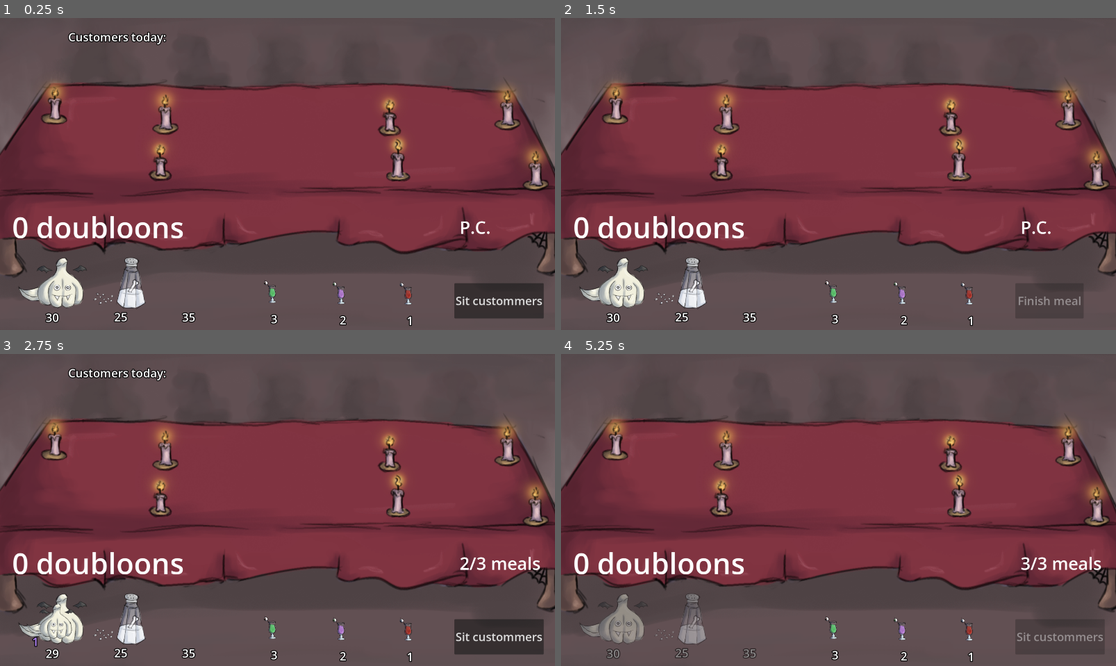
Above: before the commit, frames 1-4 (two rows, left to right).
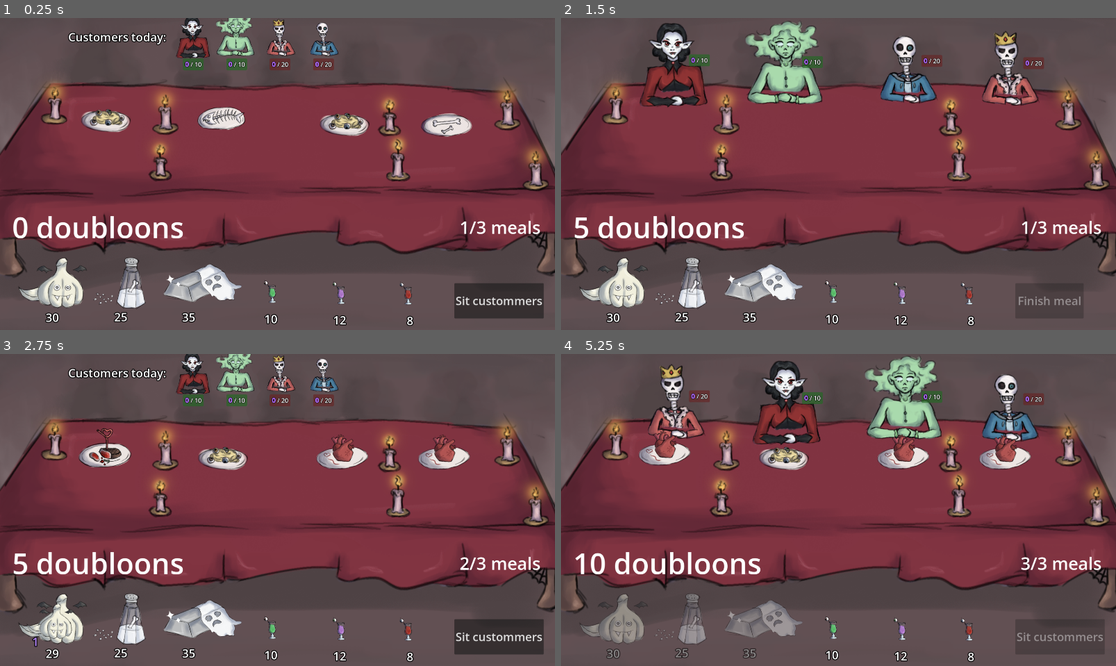
Above: after the commit, the same moments.

Repository: Henrique-Baumegger/godot-fims_food
Game: Godot game, scene res://scripts_and_scenes/main/main.tscn
The game is run twice, just before and just after one commit, with the same random seed, the same clock (stepped at 60 frames per second) and the same inputs.
Inputs (mouse positions are in pixels of both pictures, inside the frame that each line leads up to):
- Up to frame 1 (0.25 s): no input
- Up to frame 2 (1.5 s): click "Sit custommers" at 0.5 s; click "Finish meal" at 1.25 s
- Up to frame 3 (2.75 s): move the mouse to (49, 625) at 2.02 s; click (49, 625) at 2.1 s
- Up to frame 4 (5.25 s): click "Sit custommers" at 2.75 s; click "Finish meal" at 3.5 s; move the mouse to (683, 625) at 4.27 s; click (683, 625) at 4.35 s; click "Sit custommers" at 5 s

The runs differ from the first frame. In frame 1, 5.4% of the frame differs, in the area x 14-98%, y 0-99%; in frame 2, 8.1%; in frame 3, 5.4%; in frame 4, 11%, in the area x 2-87%, y 0-99%.
Error before the commit: Out of bounds get index '1' (on base: 'Array[Customer]') (res://scripts_and_scenes/table/table.gd:134)

Commit message:
Custommer container added

Diff:
--- /dev/null
+++ b/scripts_and_scenes/customer/CustomerContainer.gd
@@ -0,0 +1,6 @@
+extends Node2D
+class_name CustomerContainer
+
+
+func get_customer() -> Customer:
+	return $Customer
--- a/scripts_and_scenes/customer/ghost.tscn
+++ b/scripts_and_scenes/customer/ghost.tscn
@@ -1,6 +1,7 @@
 [gd_scene format=3 uid="uid://bb1dv0wixnsmh"]
 
 [ext_resource type="Script" uid="uid://bjbbvo4pjb5i8" path="res://scripts_and_scenes/customer/ghost.gd" id="1_elibt"]
+[ext_resource type="Script" uid="uid://c6rhnqre66cbe" path="res://scripts_and_scenes/customer/CustomerContainer.gd" id="1_whtnd"]
 [ext_resource type="Texture2D" uid="uid://n4pmgvw48e7n" path="res://art/characters/ghosts/ghost1.png" id="2_yam2q"]
 [ext_resource type="PackedScene" uid="uid://b04d3wilep18r" path="res://scripts_and_scenes/customer/customer.tscn" id="2_yminy"]
 [ext_resource type="Texture2D" uid="uid://son7m30csknk" path="res://art/characters/ghosts/ghost2.png" id="3_2xovo"]
@@ -14,10 +15,11 @@
 [ext_resource type="Texture2D" uid="uid://e8tq5fj852pu" path="res://art/characters/ghosts/ghost5d.png" id="11_2ob77"]
 
 [node name="Ghost" type="Node2D" unique_id=1737731592]
+script = ExtResource("1_whtnd")
 
 [node name="Customer" parent="." unique_id=848679735 instance=ExtResource("2_yminy")]
 script = ExtResource("1_elibt")
-creature_type = 1
+creature_type = 3
 max_poison = 10
 names_per_id = Array[String](["Phantom of Grief", "Ghost of Greed", "Spirit of distrust", "Specter of hatred", "Spooky Linda"])
 alive_textures_per_id = Array[Texture2D]([ExtResource("2_yam2q"), ExtResource("3_2xovo"), ExtResource("4_u6df7"), ExtResource("5_5jk5q"), ExtResource("6_bgmu7")])
--- a/scripts_and_scenes/customer/skeleton.tscn
+++ b/scripts_and_scenes/customer/skeleton.tscn
@@ -1,6 +1,7 @@
 [gd_scene format=3 uid="uid://b62ng2ie1m0rd"]
 
 [ext_resource type="PackedScene" uid="uid://b04d3wilep18r" path="res://scripts_and_scenes/customer/customer.tscn" id="1_6l7rs"]
+[ext_resource type="Script" uid="uid://c6rhnqre66cbe" path="res://scripts_and_scenes/customer/CustomerContainer.gd" id="1_vcck5"]
 [ext_resource type="Script" uid="uid://brng8om06cwia" path="res://scripts_and_scenes/customer/skeleton.gd" id="1_ybtii"]
 [ext_resource type="Texture2D" uid="uid://clo885p4hkli1" path="res://art/characters/skeletons/skeleton1.png" id="2_27cea"]
 [ext_resource type="Texture2D" uid="uid://d1ypgbc4ntrnc" path="res://art/characters/skeletons/skeleton3.png" id="2_jondo"]
@@ -14,6 +15,7 @@
 [ext_resource type="Texture2D" uid="uid://vledc1gce23d" path="res://art/characters/skeletons/skeleton5d.png" id="11_pvdd6"]
 
 [node name="Skeleton" type="Node2D" unique_id=925178601]
+script = ExtResource("1_vcck5")
 
 [node name="Customer" parent="." unique_id=1737731592 instance=ExtResource("1_6l7rs")]
 script = ExtResource("1_ybtii")
--- a/scripts_and_scenes/customer/vampire.tscn
+++ b/scripts_and_scenes/customer/vampire.tscn
@@ -1,6 +1,7 @@
 [gd_scene format=3 uid="uid://5u6g4ksmn4tp"]
 
 [ext_resource type="PackedScene" uid="uid://b04d3wilep18r" path="res://scripts_and_scenes/customer/customer.tscn" id="1_6fg48"]
+[ext_resource type="Script" uid="uid://c6rhnqre66cbe" path="res://scripts_and_scenes/customer/CustomerContainer.gd" id="1_8gol2"]
 [ext_resource type="Script" uid="uid://cf0bph7y7l82n" path="res://scripts_and_scenes/customer/vampire.gd" id="1_js6u7"]
 [ext_resource type="Texture2D" uid="uid://dwptq3m6hknxo" path="res://art/characters/vampire/vampire1.png" id="2_wvpbf"]
 [ext_resource type="Texture2D" uid="uid://c72pekmj138hs" path="res://art/characters/vampire/vampire2.png" id="3_78m3r"]
@@ -14,10 +15,11 @@
 [ext_resource type="Texture2D" uid="uid://cyuy4cxjo30ic" path="res://art/characters/vampire/vampire5d.png" id="11_up04k"]
 
 [node name="Vampire" type="Node2D" unique_id=3934645]
+script = ExtResource("1_8gol2")
 
 [node name="Customer" parent="." unique_id=1737731592 instance=ExtResource("1_6fg48")]
 script = ExtResource("1_js6u7")
-creature_type = 3
+creature_type = 1
 max_poison = 10
 names_per_id = Array[String](["Ariela", "Catty", "Chad", "Margareth", "Leek"])
 alive_textures_per_id = Array[Texture2D]([ExtResource("2_wvpbf"), ExtResource("3_78m3r"), ExtResource("4_qfupa"), ExtResource("5_k3gdo"), ExtResource("6_l7adl")])
--- a/scripts_and_scenes/food/food.tscn
+++ b/scripts_and_scenes/food/food.tscn
@@ -2,7 +2,11 @@
 
 [ext_resource type="Script" uid="uid://d2y0qgipcum2s" path="res://scripts_and_scenes/food/food.gd" id="1_aohis"]
 [ext_resource type="Texture2D" uid="uid://bjp1fg4matt2b" path="res://art/food/warm/beef.png" id="2_hpgca"]
+[ext_resource type="Texture2D" uid="uid://tqjoie2qw2gi" path="res://art/food/warm/chicken.png" id="3_a75k6"]
+[ext_resource type="Texture2D" uid="uid://csw5lv0g3ya3d" path="res://art/food/warm/fish.png" id="4_qfvhr"]
 [ext_resource type="Texture2D" uid="uid://cpco8dlho3uwe" path="res://art/food/drinks/drink g.png" id="4_xacjw"]
+[ext_resource type="Texture2D" uid="uid://dq7u6a3si3gkf" path="res://art/food/warm/heart.png" id="5_uh3om"]
+[ext_resource type="Texture2D" uid="uid://cy7w643klhh1w" path="res://art/food/warm/pasta.png" id="6_xfinb"]
 [ext_resource type="Texture2D" uid="uid://kynw3kqa7dla" path="res://art/food/poisons/garlic.png" id="10_a75k6"]
 [ext_resource type="Texture2D" uid="uid://b8mudjqkkr3il" path="res://art/food/poisons/salt.png" id="11_uh3om"]
 [ext_resource type="Texture2D" uid="uid://bqa864xcxjlh4" path="res://art/food/poisons/silver.png" id="12_xfinb"]
@@ -13,6 +17,7 @@
 [node name="Food" type="Area2D" unique_id=1063911873]
 z_index = 1
 script = ExtResource("1_aohis")
+list_of_warm_food_textures = Array[Texture2D]([ExtResource("2_hpgca"), ExtResource("3_a75k6"), ExtResource("4_qfvhr"), ExtResource("5_uh3om"), ExtResource("6_xfinb")])
 
 [node name="CollisionShape2D" type="CollisionShape2D" parent="." unique_id=1930218971]
 position = Vector2(3.999998, 81.325)
--- a/scripts_and_scenes/global_helpers/asset_dictionary.gd
+++ b/scripts_and_scenes/global_helpers/asset_dictionary.gd
@@ -6,7 +6,7 @@
 	"food" : preload("res://scripts_and_scenes/food/food.tscn"),
 	}
 
-const customer_instantiables: Dictionary[Customer.Creatures, PackedScene] = {
+const customer_containers_instantiables: Dictionary[Customer.Creatures, PackedScene] = {
 	Customer.Creatures.VAMPIRE : preload("res://scripts_and_scenes/customer/vampire.tscn"),
 	Customer.Creatures.SKELETON : preload("res://scripts_and_scenes/customer/skeleton.tscn"),
 	Customer.Creatures.GHOST : preload("res://scripts_and_scenes/customer/ghost.tscn")
@@ -25,11 +25,11 @@
 	return table_instantiables[number_of_seats].instantiate()
 
 
-static func instantiate_random_customers(n: int) -> Array[Customer]:
-	var customer_keys : Array [Customer.Creatures] = customer_instantiables.keys()
-	var result: Array[Customer] = []
+static func instantiate_random_customers(n: int) -> Array[CustomerContainer]:
+	var customer_keys : Array [Customer.Creatures] = customer_containers_instantiables.keys()
+	var result: Array[CustomerContainer] = []
 	for i in range(n):
-		var random_pick : PackedScene = customer_instantiables[customer_keys.pick_random()]
+		var random_pick : PackedScene = customer_containers_instantiables[customer_keys.pick_random()]
 		result.append(random_pick.instantiate())
 	return result
 
--- a/scripts_and_scenes/main/main.gd
+++ b/scripts_and_scenes/main/main.gd
@@ -28,6 +28,8 @@
 	table.start_day()
 	table.start_round()
 	next_round_button.text = "Sit custommers"
+	round_label.text = str(current_round+1) + "/" + str(day_size)+ " meals"
+
 
 
 func _on_recives_tip(amount:int) -> void:
--- a/scripts_and_scenes/main/main.tscn
+++ b/scripts_and_scenes/main/main.tscn
@@ -5,6 +5,7 @@
 [ext_resource type="Texture2D" uid="uid://kynw3kqa7dla" path="res://art/food/poisons/garlic.png" id="4_cu7v3"]
 [ext_resource type="Texture2D" uid="uid://b8mudjqkkr3il" path="res://art/food/poisons/salt.png" id="5_6n4cw"]
 [ext_resource type="Texture2D" uid="uid://cpco8dlho3uwe" path="res://art/food/drinks/drink g.png" id="5_y5nuw"]
+[ext_resource type="Texture2D" uid="uid://bqa864xcxjlh4" path="res://art/food/poisons/silver.png" id="6_86746"]
 [ext_resource type="Texture2D" uid="uid://ck2i48y4qpov6" path="res://art/food/drinks/drink p.png" id="6_qbahw"]
 [ext_resource type="Texture2D" uid="uid://b614ttf1mpkua" path="res://art/food/drinks/drink.png" id="7_86746"]
 [ext_resource type="PackedScene" uid="uid://cqp7orusi82q3" path="res://scripts_and_scenes/table/4_seat_table.tscn" id="9_qbahw"]
@@ -35,26 +36,27 @@
 poison_type = 3
 drink_type = 0
 initial_quantity = 35
+current_texture = ExtResource("6_86746")
 
 [node name="LeftDessert" parent="." unique_id=594223459 instance=ExtResource("1_8ngdv")]
 position = Vector2(934, 949)
 poison_type = 0
 drink_type = 1
-initial_quantity = 3
+initial_quantity = 10
 current_texture = ExtResource("5_y5nuw")
 
 [node name="StayDessert" parent="." unique_id=184809859 instance=ExtResource("1_8ngdv")]
 position = Vector2(1172, 953)
 poison_type = 0
 drink_type = 3
-initial_quantity = 2
+initial_quantity = 12
 current_texture = ExtResource("6_qbahw")
 
 [node name="RightDessert" parent="." unique_id=1082072973 instance=ExtResource("1_8ngdv")]
 position = Vector2(1404, 955)
 poison_type = 0
 drink_type = 2
-initial_quantity = 1
+initial_quantity = 8
 current_texture = ExtResource("7_86746")
 
 [node name="NextRoundButton" type="Button" parent="." unique_id=1977712106]
--- a/scripts_and_scenes/table/3_seat_table.tscn
+++ b/scripts_and_scenes/table/3_seat_table.tscn
@@ -12,7 +12,7 @@
 table_size = 3
 food_markers = [NodePath("FoodMarkers/FoodMarker1"), NodePath("FoodMarkers/FoodMarker2"), NodePath("FoodMarkers/FoodMarker3")]
 customers_on_table_markers = [NodePath("CustomerMarkers/CustomerMarker1"), NodePath("CustomerMarkers/CustomerMarker2"), NodePath("CustomerMarkers/CustomerMarker3")]
-candle_sprites = [NodePath("Candles/Candle2"), NodePath("Candles/Candle2"), NodePath("Candles/Candle3"), NodePath("Candles/Candle4"), NodePath("Candles/Candle5"), NodePath("Candles/Candle6"), NodePath("Candles/Candle7"), NodePath("Candles/Candle8")]
+candle_sprites = [NodePath("Candles/Candle1"), NodePath("Candles/Candle2"), NodePath("Candles/Candle3"), NodePath("Candles/Candle4"), NodePath("Candles/Candle5"), NodePath("Candles/Candle6"), NodePath("Candles/Candle7"), NodePath("Candles/Candle8")]
 
 [node name="Candles" type="Node2D" parent="Table" unique_id=1695988287]
 
--- a/scripts_and_scenes/table/table.gd
+++ b/scripts_and_scenes/table/table.gd
@@ -120,12 +120,14 @@
 
 
 func _new_set_of_customers() -> void: #
-	clients_of_the_day = AssetDictionary.instantiate_random_customers(table_size)
+	var random_customer_containers : Array [CustomerContainer] = AssetDictionary.instantiate_random_customers(table_size)
+	for cc in random_customer_containers:
+		add_child(cc)
+		clients_of_the_day.append(cc.get_customer())
 	client_positions_of_this_round = clients_of_the_day.duplicate()
 	client_positions_of_this_round.shuffle()
 
 	for cust in clients_of_the_day:
-		add_child(cust)
 		cust.gives_tip.connect(recive_tip.emit)
 
 	var treshold_for_love_relations = 3
@@ -134,8 +136,8 @@
 		clients_of_the_day[0].set_up_relations(clients_of_the_day[1], null)
 		clients_of_the_day[1].set_up_relations(clients_of_the_day[0], null)
 	if table_size >= treshold_for_hate_relations:
-		clients_of_the_day[2].set_up_relations(clients_of_the_day[3], null)
-		clients_of_the_day[3].set_up_relations(clients_of_the_day[2], null)
+		clients_of_the_day[2].set_up_relations(null, clients_of_the_day[3])
+		clients_of_the_day[3].set_up_relations(null, clients_of_the_day[2])
 
 
 func _sit_customers() -> void: #
Not shown, added: scripts_and_scenes/customer/CustomerContainer.gd.uid
Not shown, changed: ReadMe.md
